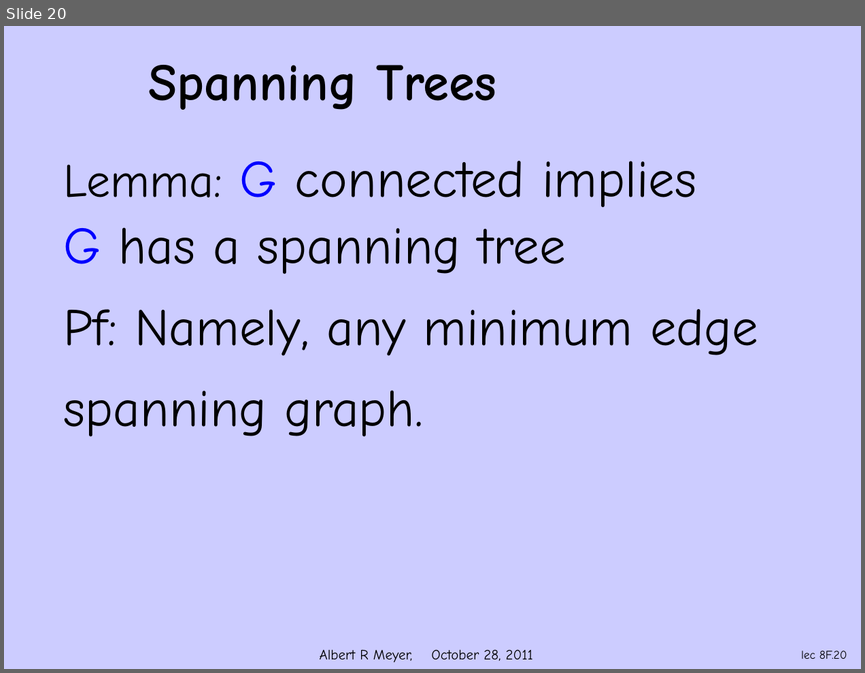
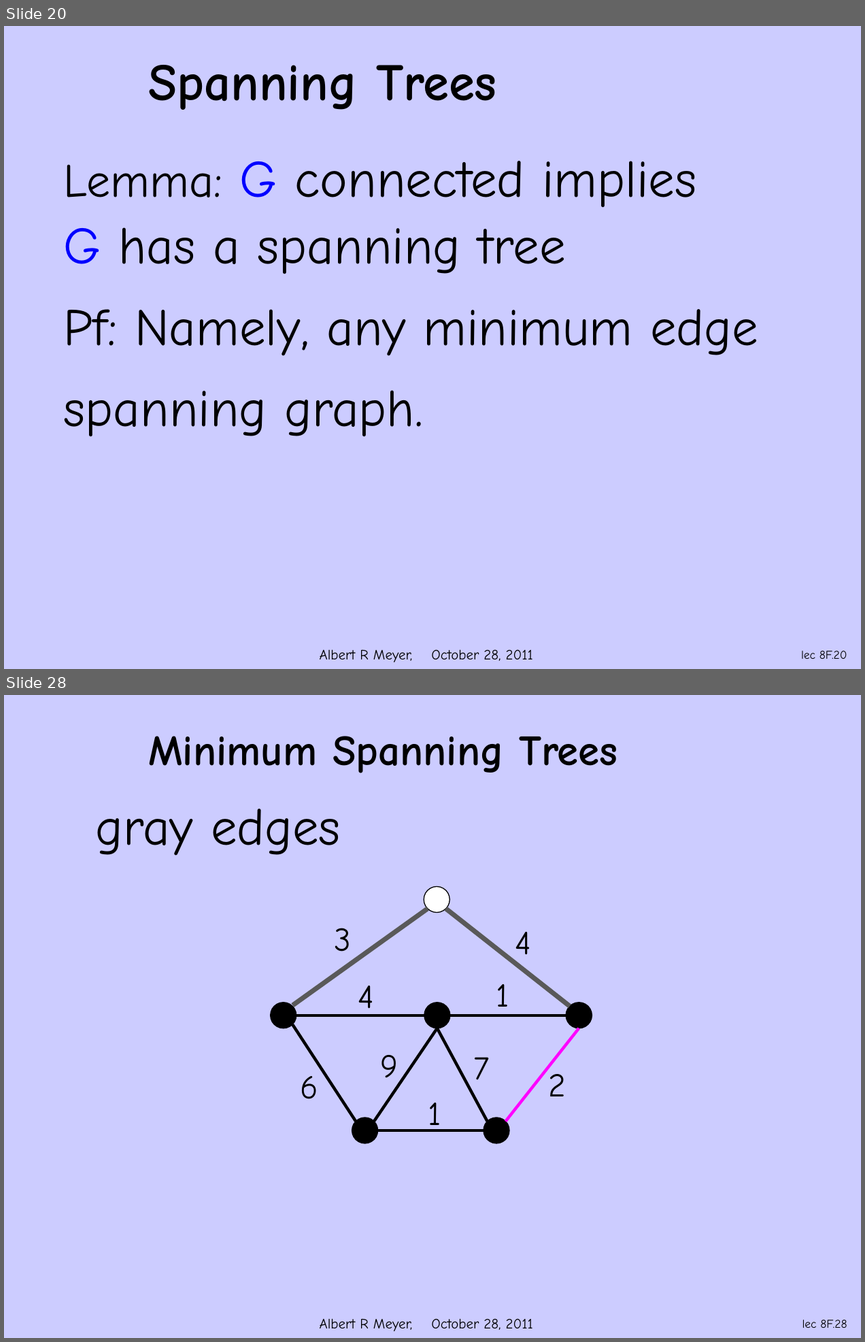
Before and after one commit to armeyer/mcs_web, a slide deck: fall11/slidesF11/slides9m.pptx. Shown one above the other, each under a label of ours: slide 20 before the commit, slides 20 and 28 after it; the slides between them are not shown. The pictures are 865x673 and 865x1342 pixels, drawn with LibreOffice and Linux fonts; fonts in the diff are those of the drawing; background and template pictures are left out. Boxes give left, top, right and bottom in pixels: in the first picture for what was removed or moved away, otherwise in the second. Text is boxed around its words. In the diff, an @@ line names an element or a change of style, - is before the commit and + after.

```diff
--- a/fall11/slidesF11/slides9m.pptx
+++ b/fall11/slidesF11/slides9m.pptx
@@ slide 28 added at (4,695,861,1338), background #CCCCFF; not listed: 1 template element that a slide beside it also shows @@
@@ title added at (148,736,617,773), 36 pt, text #000000, bold @@
+Minimum Spanning Trees
@@ text added at (95,809,341,855), 44 pt, text #000000 @@
+gray edges
@@ ellipse added at (424,886,449,912), fill #FFFFFF, outline #000000 0.75 pt @@
@@ line added from (427, 909) to (293, 1005), #595959 4 pt @@
@@ line added from (446, 909) to (570, 1006), #595959 4 pt @@
@@ text added at (334,928,351,961), 28 pt, text #000000 @@
+3
@@ text added at (515,932,532,964), 28 pt, text #000000 @@
+4
@@ text added at (358,985,375,1017), 28 pt, text #000000 @@
+4
@@ text added at (496,984,509,1017), 28 pt, text #000000 @@
+1
@@ ellipse added at (271,1002,296,1028), fill #000000, outline #000000 0.75 pt @@
@@ line added from (296, 1015) to (424, 1015), #000000 2.5 pt @@
@@ ellipse added at (424,1002,449,1028), fill #000000, outline #000000 0.75 pt @@
@@ line added from (450, 1015) to (566, 1015), #000000 2.5 pt @@
@@ ellipse added at (566,1002,592,1028), fill #000000, outline #000000 0.75 pt @@
@@ line added from (356, 1121) to (293, 1024), #000000 2.5 pt @@
@@ line added from (436, 1028) to (374, 1121), #000000 2.5 pt @@
@@ line added from (487, 1121) to (436, 1028), #000000 2.5 pt @@
@@ line added from (505, 1121) to (579, 1028), #FF00FF 2.5 pt @@
@@ text added at (380,1055,398,1088), 28 pt, text #000000 @@
+9
@@ text added at (473,1057,489,1079), 28 pt, text #000000 @@
+7
@@ text added at (300,1076,318,1099), 28 pt, text #000000 @@
+6
@@ text added at (549,1068,566,1096), 28 pt, text #000000 @@
+2
@@ text added at (428,1102,441,1132), 28 pt, text #000000 @@
+1
@@ ellipse added at (352,1117,377,1143), fill #000000, outline #000000 0.75 pt @@
@@ ellipse added at (483,1117,509,1143), fill #000000, outline #000000 0.75 pt @@
@@ line added from (377, 1130) to (483, 1130), #000000 2.5 pt @@
@@ page number added at (802,1319,847,1327), 10 pt, text #000000 @@
+lec 8F.28
```
Also in this commit, not shown: 2 slides changed, 8 other slides added, 1 other file.
